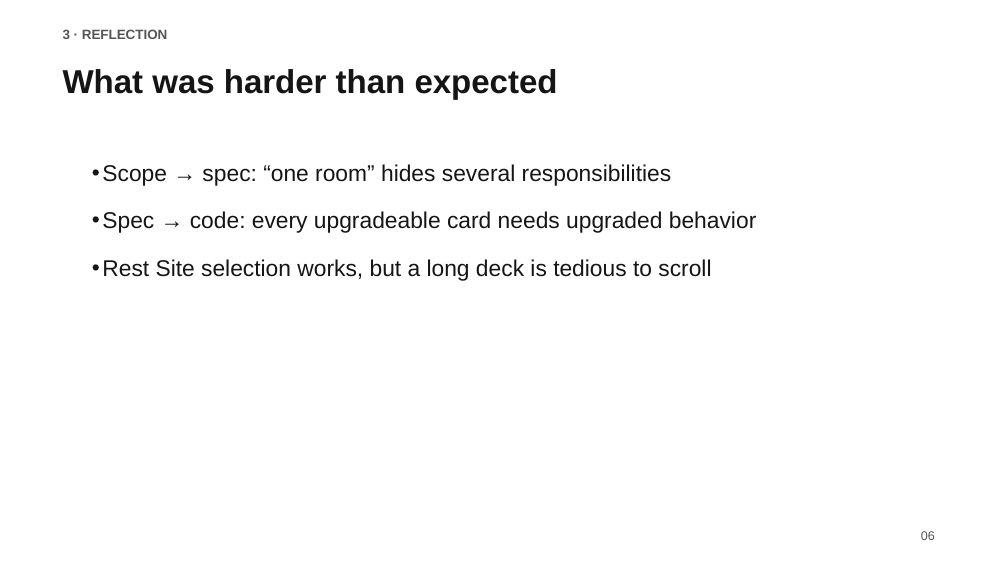
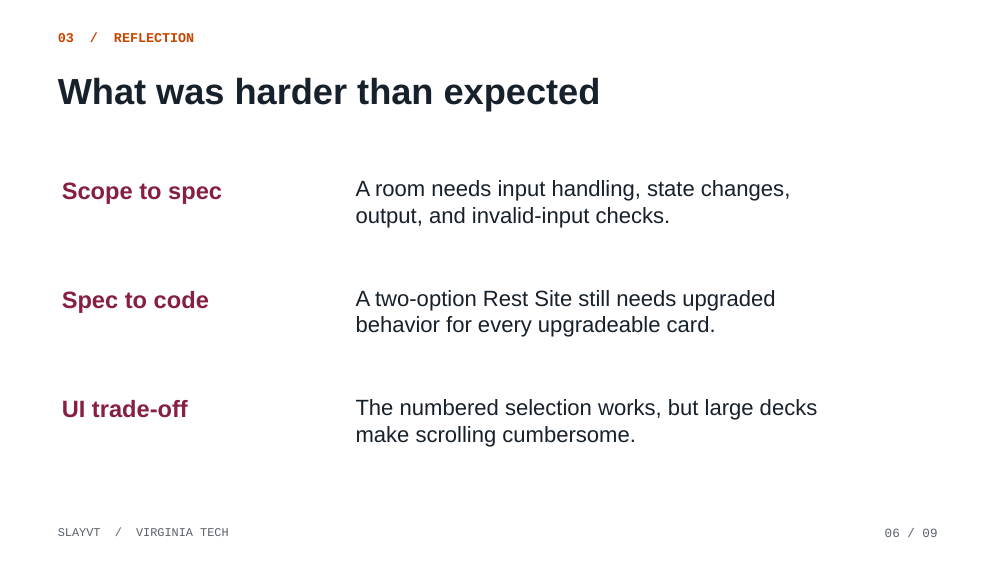
Before and after one commit to ultra-dog/SlayVT, a slide deck: slide 6 of docs/SlayVT_Deliverable3.pptx. Drawn at 1008x567 pixels with LibreOffice and Linux fonts; fonts in the diff are those of the drawing. Boxes give left, top, right and bottom in pixels: in the first picture for what was removed or moved away, otherwise in the second. Text is boxed around its words. In the diff, an @@ line names an element or a change of style, - is before the commit and + after.

Commit message:
Style final presentation with VT colors and card-spire artwork

```diff
--- a/docs/SlayVT_Deliverable3.pptx
+++ b/docs/SlayVT_Deliverable3.pptx
@@ text at [58, 33, 194, 42]: text changed; font Arial to Courier New; text colour #555555 to #C64600 @@
-3 · REFLECTION
+03 / REFLECTION
@@ text "What was harder than expected": place and size @@
-text "What was harder than expected" at [63, 69, 558, 100]
+text "What was harder than expected" at [58, 77, 601, 111]
@@ text "What was harder than expected" at [58, 77, 601, 111]: size 31.5 to 34.5 pt, text colour #151515 to #17212B @@
@@ text removed at [102, 164, 756, 281] @@
-• Scope → spec: “one room” hides several responsibilities
-• Spec → code: every upgradeable card needs upgraded behavior
-• Rest Site selection works, but a long deck is tedious to scroll
@@ text added at [62, 182, 222, 204], 22.5 pt, text #861F41, bold @@
+Scope to spec
@@ text added at [356, 180, 790, 228], 21 pt, text #17212B @@
+A room needs input handling, state changes,
+output, and invalid-input checks.
@@ text added at [62, 291, 209, 313], 22.5 pt, text #861F41, bold @@
+Spec to code
@@ text added at [356, 290, 775, 337], 21 pt, text #17212B @@
+A two-option Rest Site still needs upgraded
+behavior for every upgradeable card.
@@ text added at [62, 400, 188, 418], 22.5 pt, text #861F41, bold @@
+UI trade-off
@@ text added at [356, 399, 818, 447], 21 pt, text #17212B @@
+The numbered selection works, but large decks
+make scrolling cumbersome.
@@ text added at [58, 528, 229, 536], 11.2 pt, text #59616B @@
+SLAYVT / VIRGINIA TECH
@@ text at [885, 528, 937, 537]: text changed; font Arial to Courier New; text colour #555555 to #59616B @@
-06
+06 / 09
```
Also in this commit, not shown: 5 other slides changed, 3 slides added, 3 slides removed, 1 other file.
